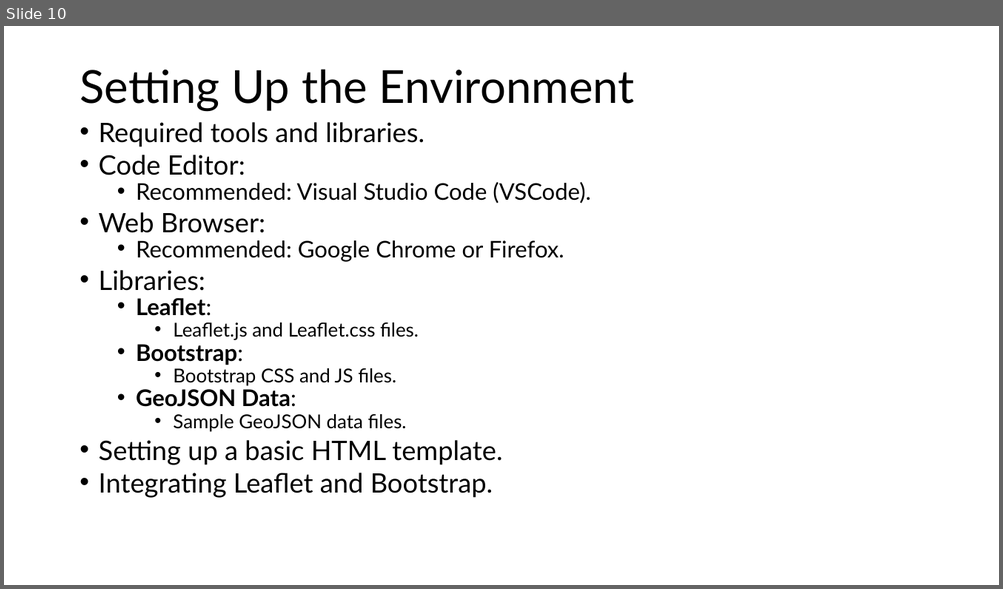
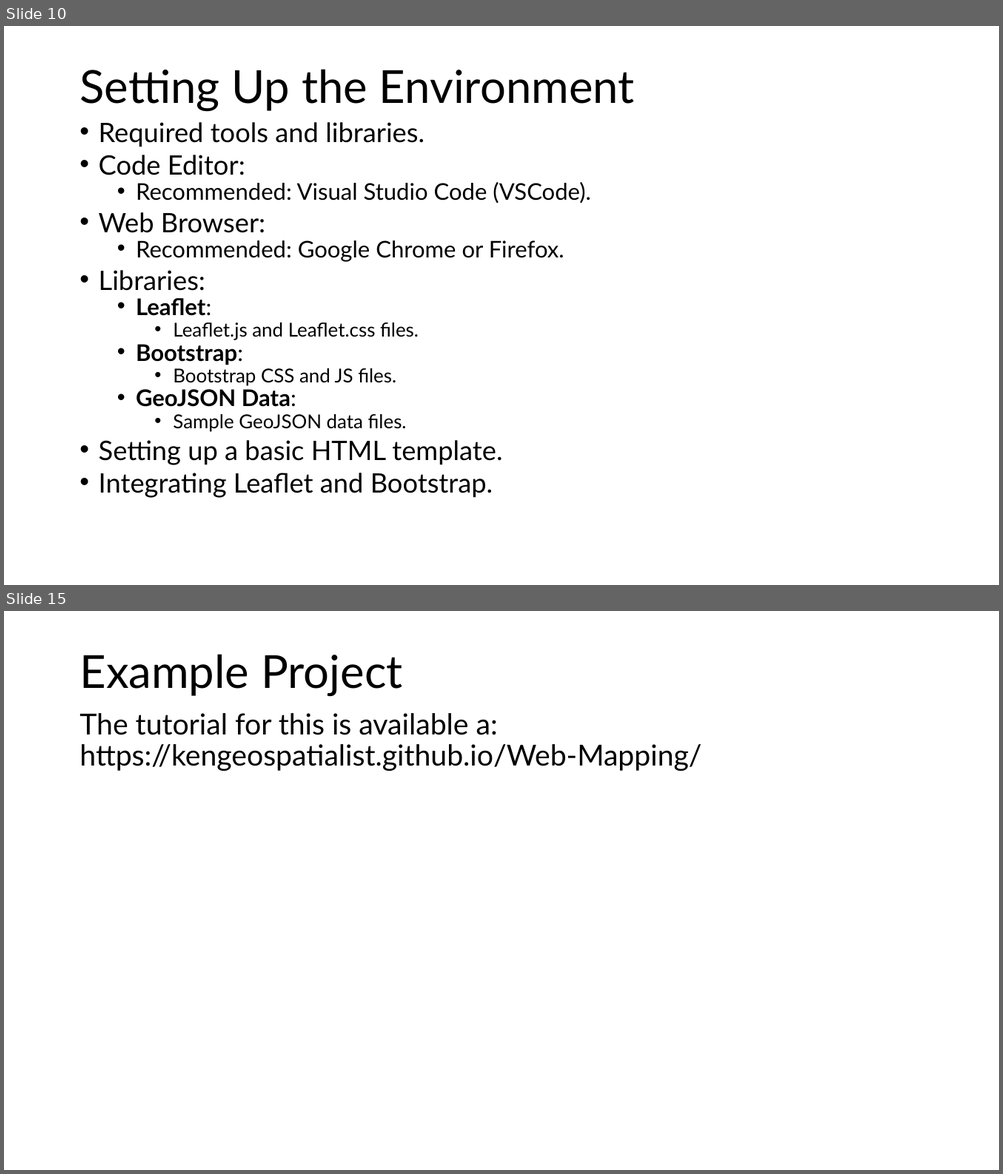
Before and after one commit to kengeospatialist/Web-Mapping, a slide deck: GIS Web Application Development.pptx. Shown one above the other, each under a label of ours: slide 10 before the commit, slides 10 and 15 after it; the slides between them are not shown. The pictures are 1003x589 and 1003x1174 pixels, drawn with LibreOffice and Linux fonts; fonts in the diff are those of the drawing. Boxes give left, top, right and bottom in pixels: in the first picture for what was removed or moved away, otherwise in the second. Text is boxed around its words. In the diff, an @@ line names an element or a change of style, - is before the commit and + after.

```diff
--- a/GIS Web Application Development.pptx
+++ b/GIS Web Application Development.pptx
@@ slide 15 added at bbox=[4, 611, 999, 1170], background #FFFFFF @@
@@ title added at bbox=[79, 654, 402, 696], 44 pt, text #000000 @@
+Example Project
@@ text added at bbox=[79, 713, 701, 771], 28 pt, text #000000 @@
+The tutorial for this is available a: https://kengeospatialist.github.io/Web-Mapping/
```
Also in this commit, not shown: 5 slides changed, 3 slides removed.
